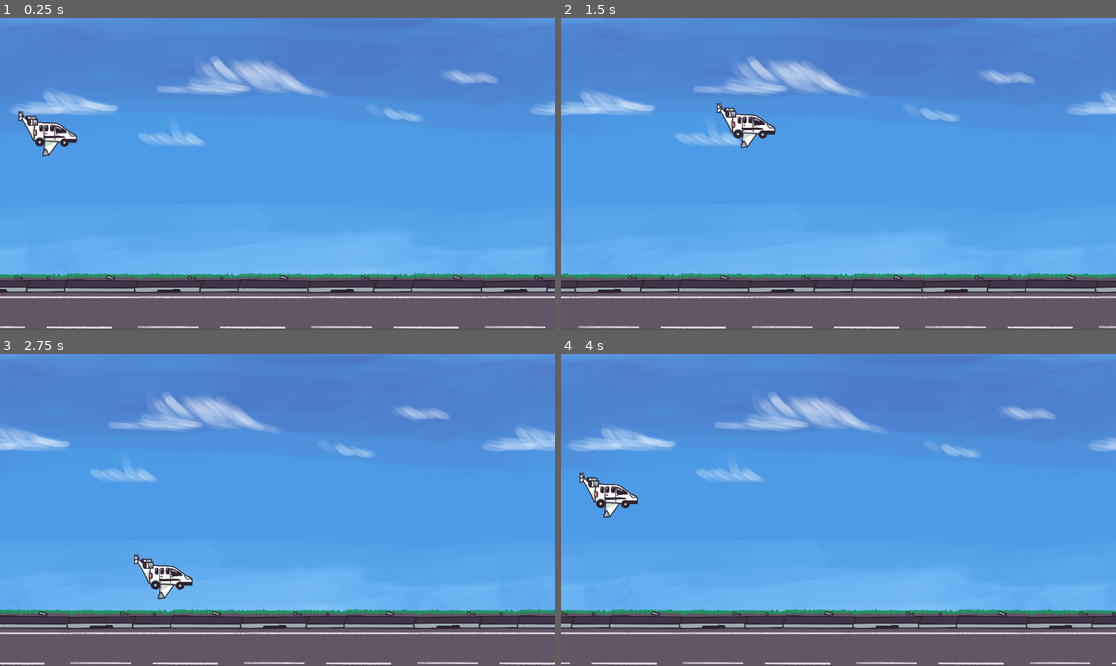
Above: before the commit, frames 1-4 (two rows, left to right).
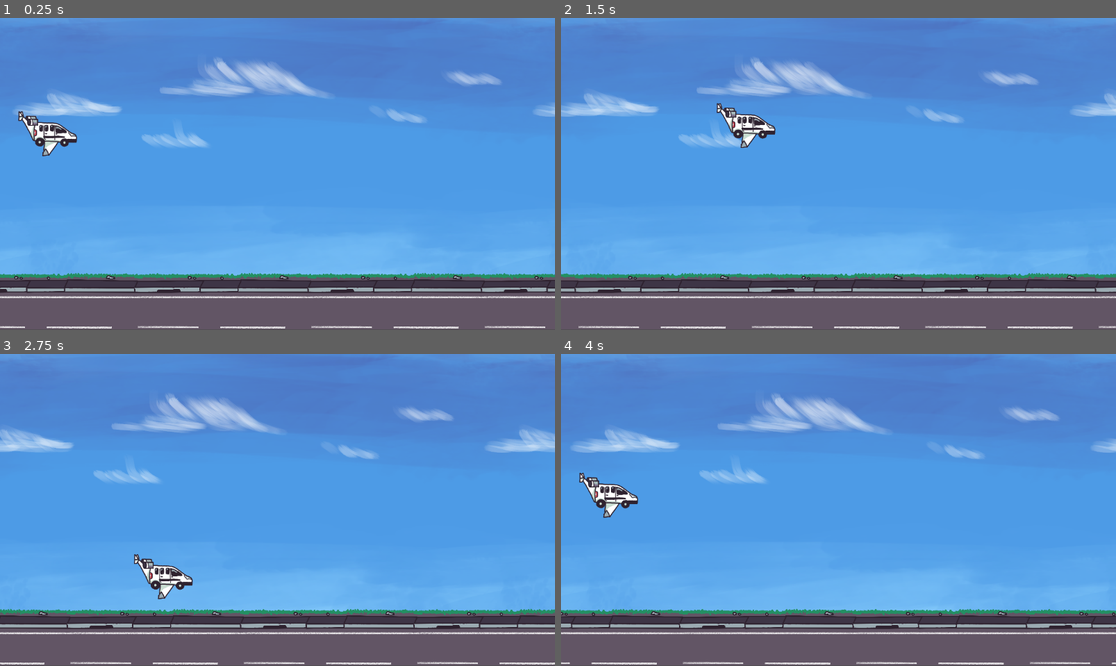
Above: after the commit, the same moments.

Repository: YannLeon/kerosene
Game: Godot game, scene res://scenes/main.tscn
The game is run twice, just before and just after one commit, with the same random seed, the same clock (stepped at 60 frames per second) and the same inputs.
Inputs:
- Up to frame 1 (0.25 s): no input
- Up to frame 2 (1.5 s): tap Enter (ui_accept) at 0.5, 0.77 s; hold Right (ui_right) from 0.53 s (still down)
- Up to frame 3 (2.75 s): tap Enter (ui_accept) at 1.52 s; release Right (ui_right) at 2.03 s; hold Left (ui_left) from 2.03 s (still down)
- Up to frame 4 (4 s): release Left (ui_left) at 2.78 s; hold Right (ui_right) 2.78-3.5 s; tap Enter (ui_accept) at 3.02 s; click "Retry" at 3.5 s

The runs differ from the first frame. In frame 1, 0.8% of the frame differs, in the area x 1-100%, y 12-42%; in frame 2, 0.9%, in the area x 0-100%, y 12-42%; in frame 3, 0.9%; in frame 4, 0.9%.

Commit message:
fix sky paralax

Diff:
--- a/scenes/main.tscn
+++ b/scenes/main.tscn
@@ -16,12 +16,15 @@
 [node name="ParallaxLayer2" type="ParallaxLayer" parent="ParallaxBackground"]
 position = Vector2(-3, -14)
 motion_scale = Vector2(0.2, 0.2)
-motion_mirroring = Vector2(1080, 0)
+motion_mirroring = Vector2(3600, 0)
 
 [node name="Sprite2D" type="Sprite2D" parent="ParallaxBackground/ParallaxLayer2"]
-position = Vector2(539, 305)
+texture_repeat = 2
+position = Vector2(1086, 308)
 scale = Vector2(0.6, 0.6)
 texture = ExtResource("1_0wfyh")
+region_enabled = true
+region_rect = Rect2(0, 0, 3600, 1000)
 
 [node name="ParallaxLayer" type="ParallaxLayer" parent="ParallaxBackground"]
 texture_repeat = 2
